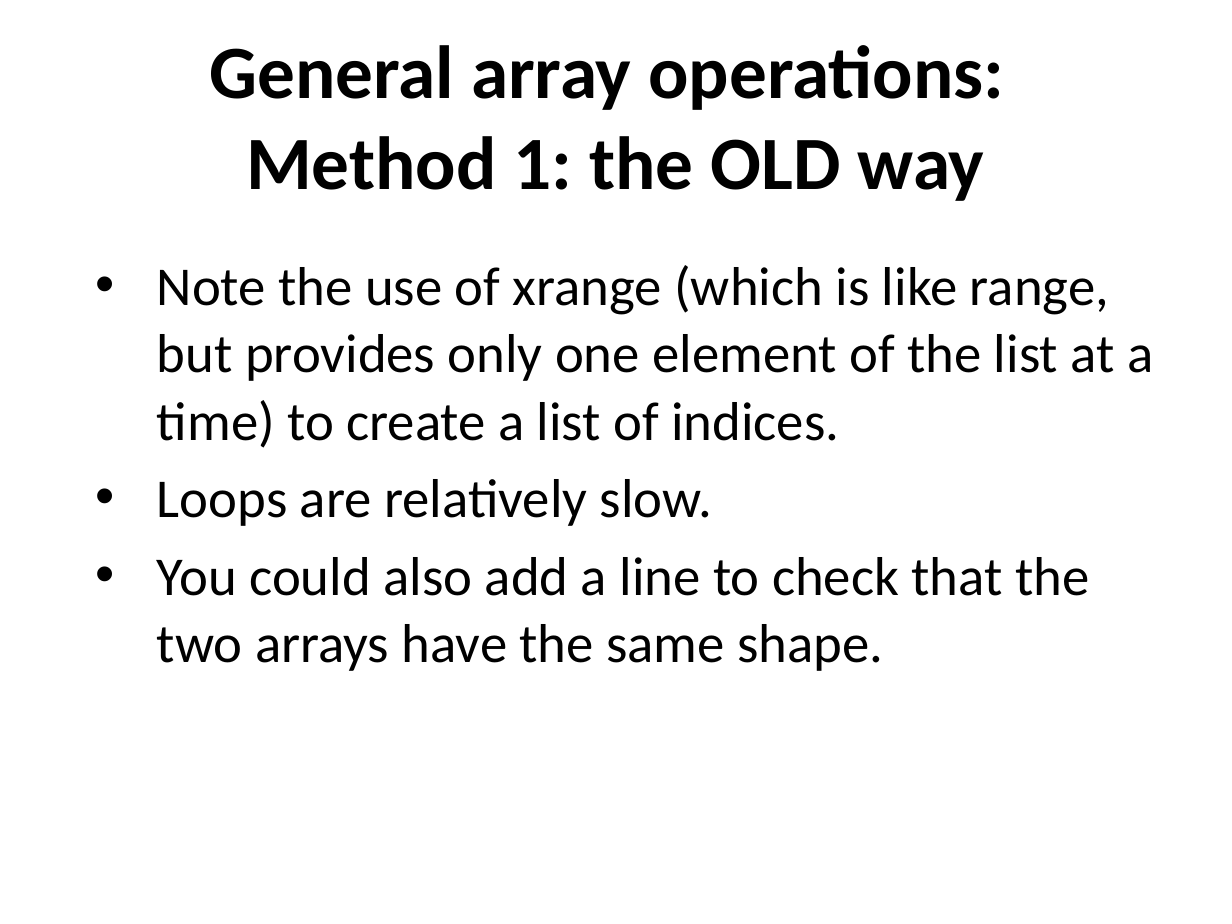
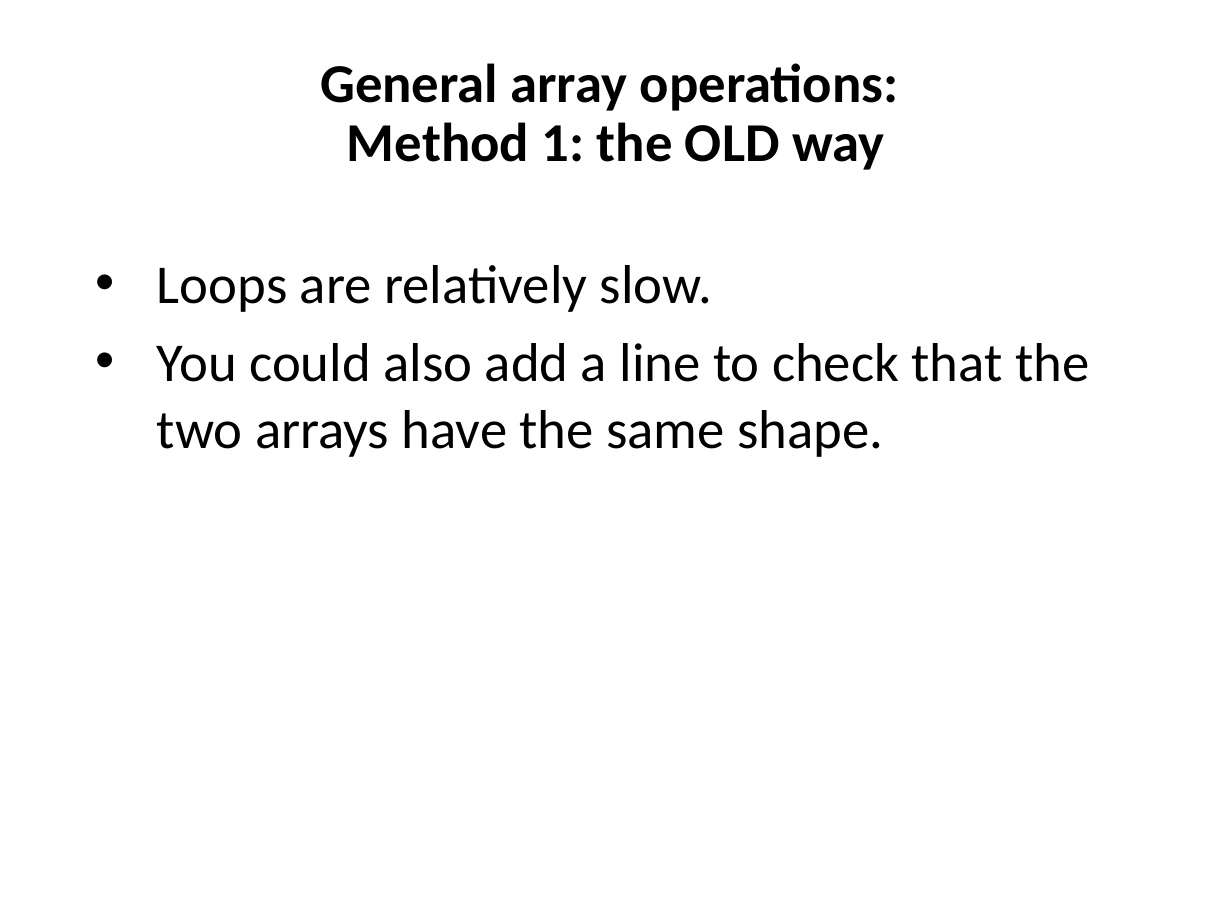
Before and after one commit to ncasuk/ncas-isc, a slide deck: slide 20 of python/presentations/handling_arrays/numpy.ppt (slide 21 before the commit). Drawn at 1232x924 pixels with LibreOffice and Linux fonts; fonts in the diff are those of the drawing; background and template pictures are left out. Boxes give left, top, right and bottom in pixels: in the first picture for what was removed or moved away, otherwise in the second. Text is boxed around its words. In the diff, an @@ line names an element or a change of style, - is before the commit and + after.

```diff
--- a/python/presentations/handling_arrays/numpy.ppt
+++ b/python/presentations/handling_arrays/numpy.ppt
@@ title "General array operations: Method 1: ..." at (320, 63, 899, 170): size 44 to 32 pt; line spacing 1 to 0.9 @@
@@ text at (157, 265, 1153, 448): paragraph removed @@
-• Note the use of xrange (which is like range, but provides only one element of the list at a time) to create a list of indices.
```
Also in this commit, not shown: 35 other slides changed, 1 slide removed.
